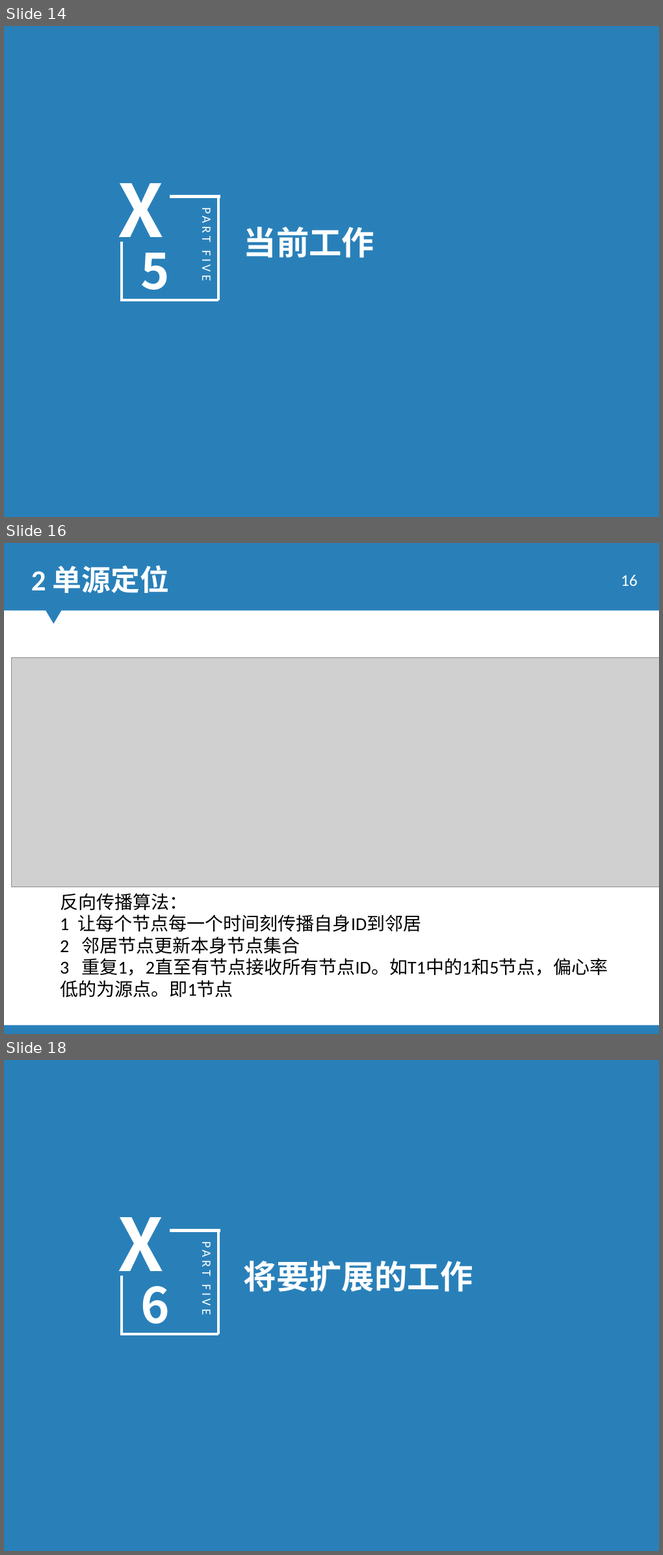
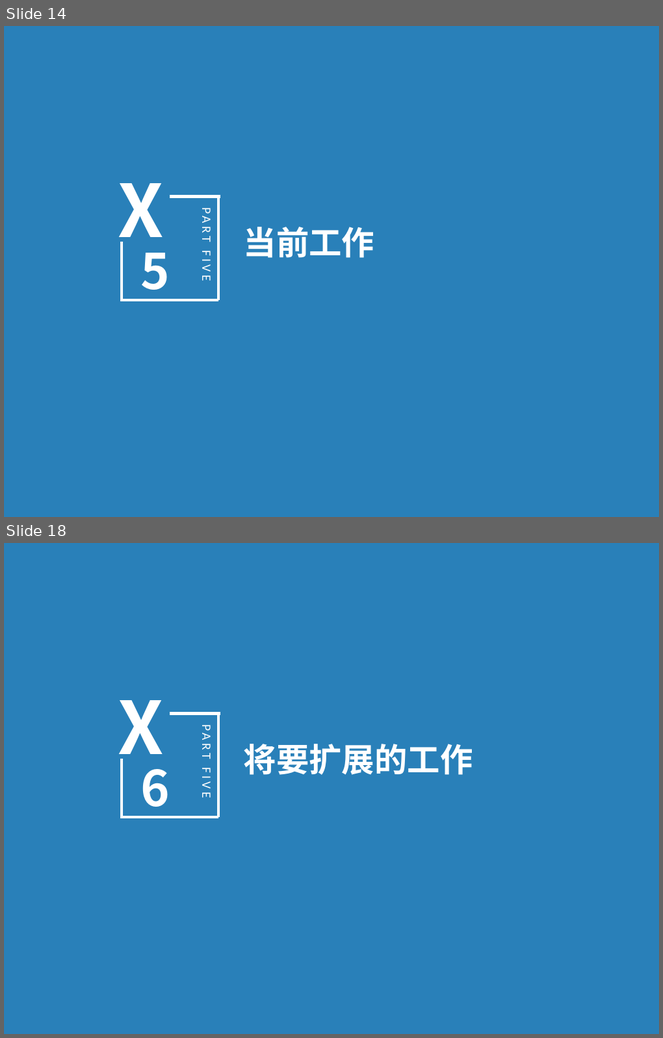
Before and after one commit to 15779235038/mypaper, a slide deck: jarden_center/main_code/single-multiple-source/baseon_setCover/鲍志强.pptx. Shown one above the other, each under a label of ours: slides 14, 16 and 18 before the commit, slides 14 and 18 after it; the slides between them are not shown. The pictures are 663x1555 and 663x1038 pixels, drawn with LibreOffice and Linux fonts; fonts in the diff are those of the drawing; grey boxes stand for pictures; background and template pictures are left out; a plain dark background stands for a picture behind light text. Boxes give left, top, right and bottom in pixels: in the first picture for what was removed or moved away, otherwise in the second. Text is boxed around its words. In the diff, an @@ line names an element or a change of style, - is before the commit and + after.

```diff
--- a/jarden_center/main_code/single-multiple-source/baseon_setCover/鲍志强.pptx
+++ b/jarden_center/main_code/single-multiple-source/baseon_setCover/鲍志强.pptx
@@ slide 16 removed at (4, 543, 659, 1034), background picture (left out); not listed: 1 template element that a slide beside it also shows @@
@@ text removed at (31, 565, 169, 593) @@
-2 单源定位
@@ page number removed at (621, 575, 638, 586) @@
-16
@@ freeform shape removed at (4, 611, 659, 1026) @@
@@ picture removed at (12, 657, 659, 887) @@
@@ text removed at (60, 893, 608, 998) @@
-反向传播算法：
-1 让每个节点每一个时间刻传播自身ID到邻居
-2 邻居节点更新本身节点集合
-3 重复1，2直至有节点接收所有节点ID。如T1中的1和5节点，偏心率低的为源点。即1节点
```
Also in this commit, not shown: 4 slides changed, 1 slide added, 6 other files.
